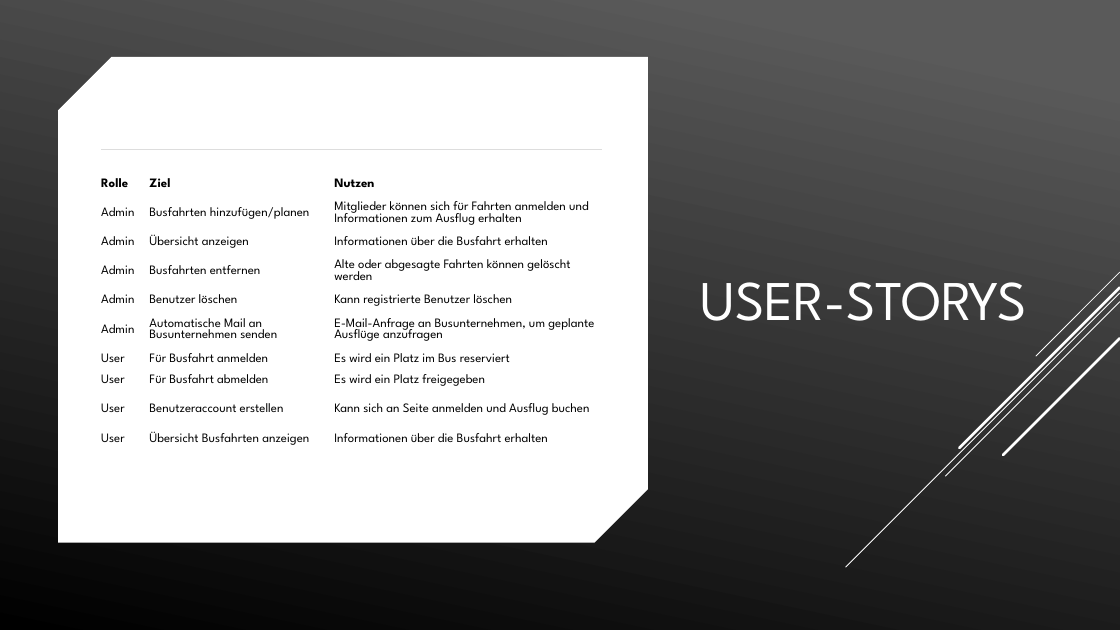
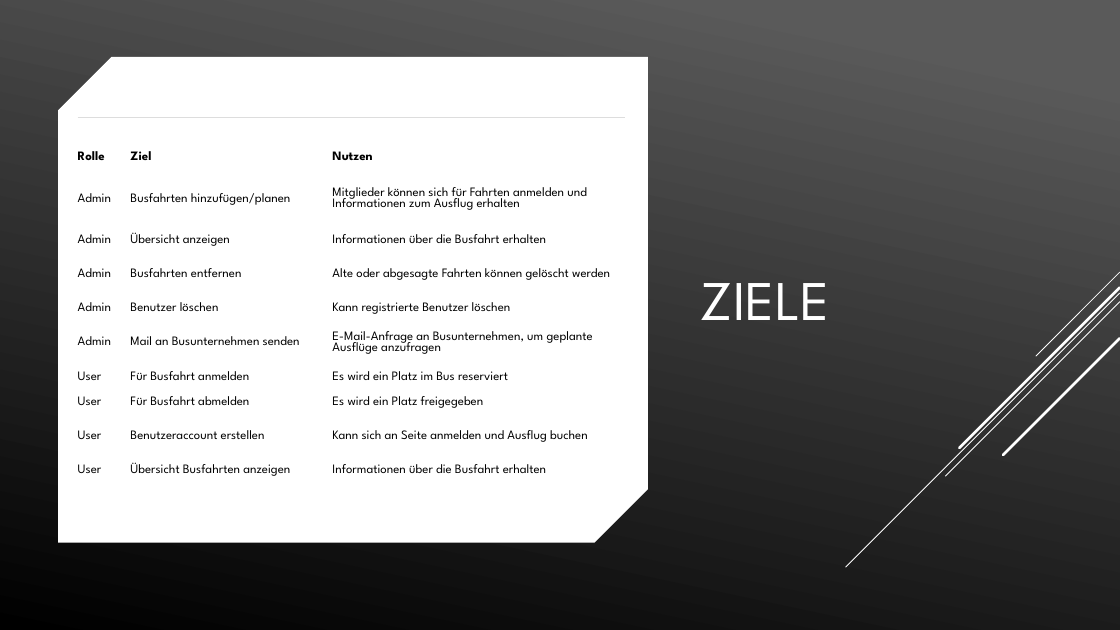
Before and after one commit to xamsemi/Advanced-Programing, a slide deck: slide 3 of mokup/Abgabe_Busreservierungssystem.pptx. Drawn at 1120x630 pixels with LibreOffice and Linux fonts; fonts in the diff are those of the drawing. Boxes give left, top, right and bottom in pixels: in the first picture for what was removed or moved away, otherwise in the second. Text is boxed around its words. In the diff, an @@ line names an element or a change of style, - is before the commit and + after.

```diff
--- a/mokup/Abgabe_Busreservierungssystem.pptx
+++ b/mokup/Abgabe_Busreservierungssystem.pptx
@@ table at <box>78,117,625,483</box> @@
-row 7, column 2: Automatische Mail an Busunternehmen senden
+row 7, column 2: Mail an Busunternehmen senden
@@ table: place and size @@
-table at <box>101,150,602,475</box>
+table at <box>78,117,625,483</box>
@@ title at <box>700,283,830,320</box>: text changed @@
-USER-STORYS
+ZIELE
```
Also in this commit, not shown: 2 other slides changed.
